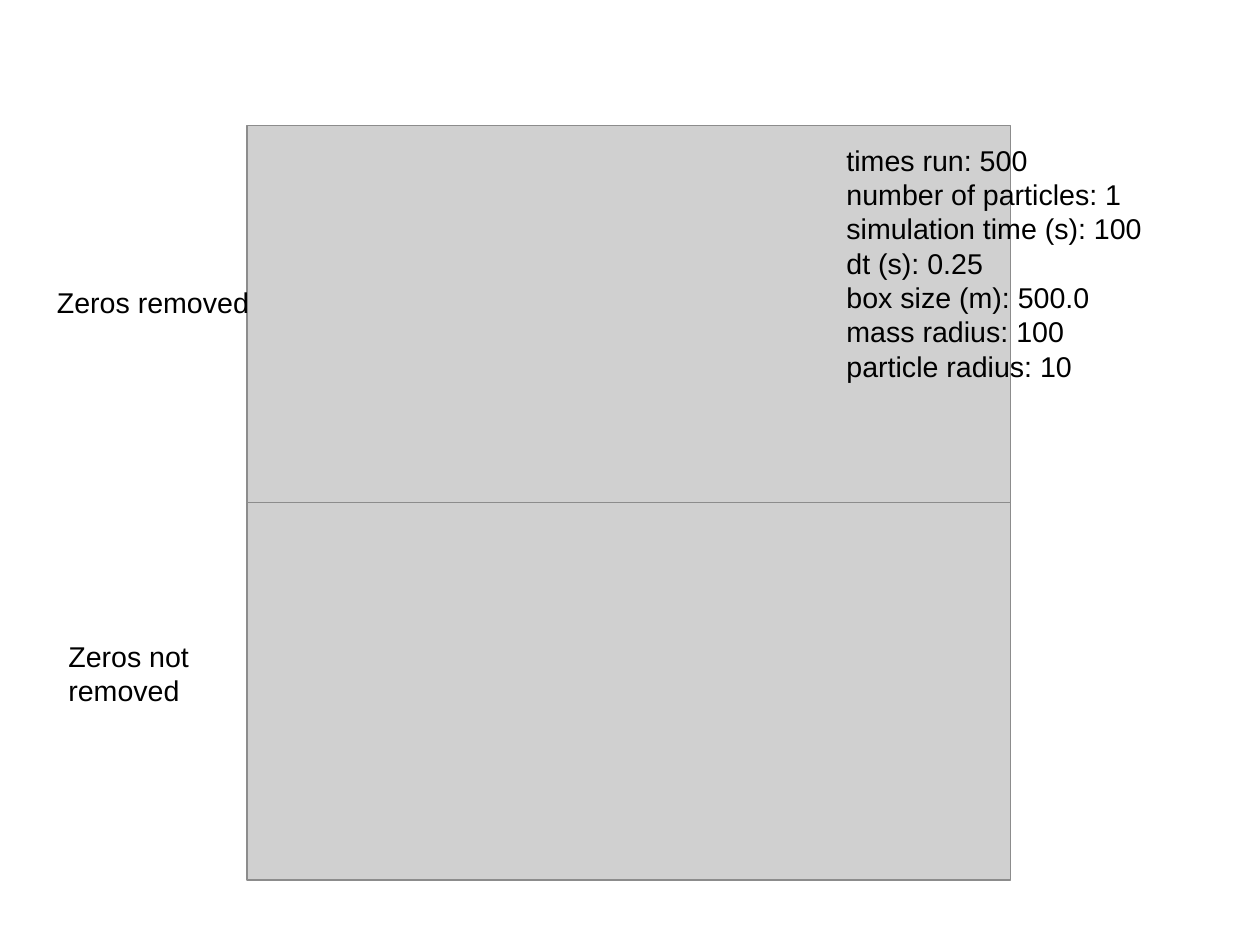
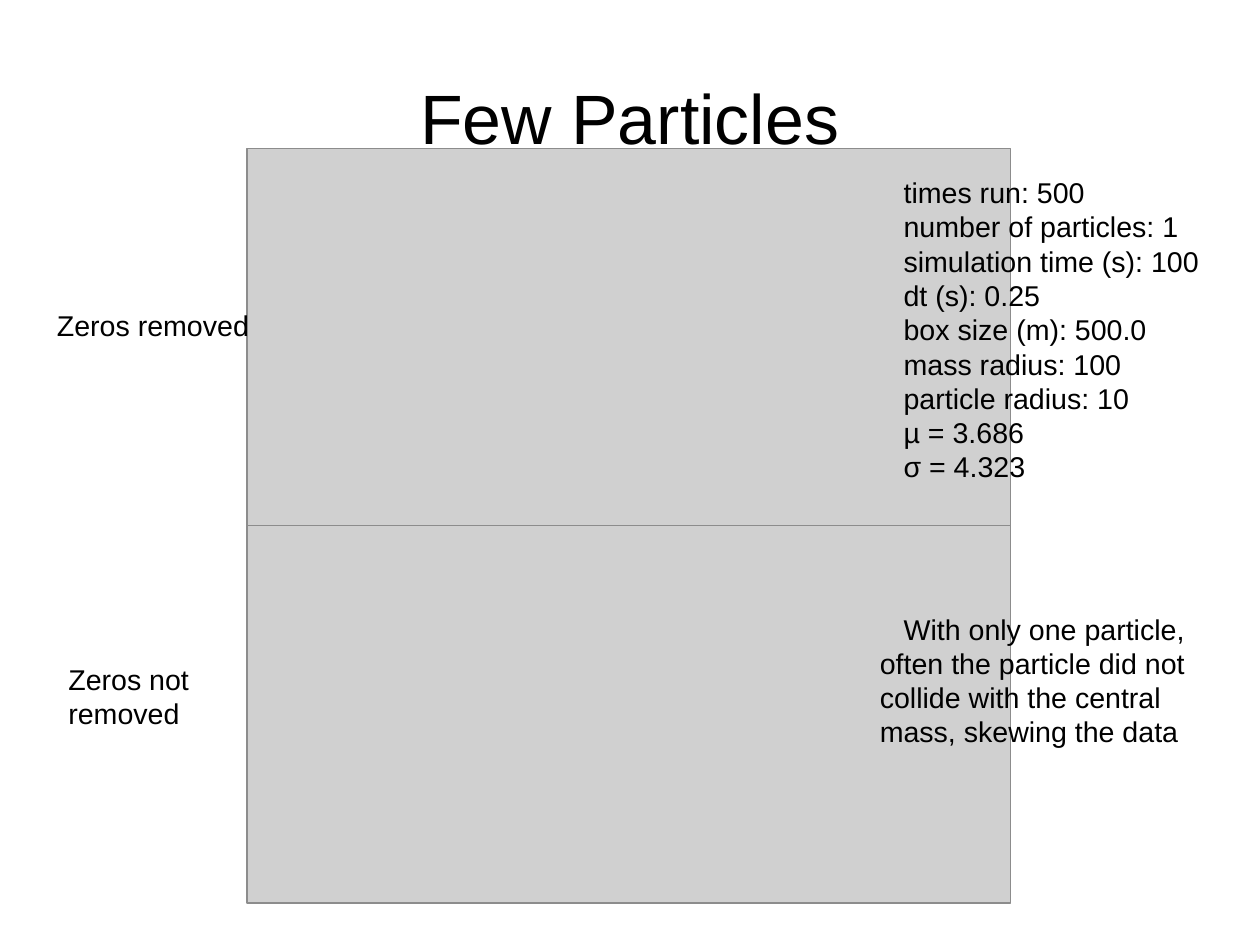
Before and after one commit to djynth/brownian-motion, a slide deck: slide 7 of Slides.odp. Drawn at 1260x945 pixels with LibreOffice and Linux fonts; fonts in the diff are those of the drawing; grey boxes stand for pictures. Boxes give left, top, right and bottom in pixels: in the first picture for what was removed or moved away, otherwise in the second. Text is boxed around its words. In the diff, an @@ line names an element or a change of style, - is before the commit and + after.

Commit message:
Cleaned up formatting, added more data, finished slides

```diff
--- a/Slides.odp
+++ b/Slides.odp
@@ title added at (x1=420, y1=93, x2=839, y2=157), 44 pt, text #000000 @@
+Few Particles
@@ text "times run: 500" moved from (x1=846, y1=149, x2=1142, y2=382) to (x1=904, y1=181, x2=1199, y2=483) @@
@@ text at (x1=904, y1=421, x2=1025, y2=483): paragraphs added @@
+µ = 3.686
+σ = 4.323
@@ text added at (x1=880, y1=617, x2=1185, y2=748), 18 pt, text #000000 @@
+With only one particle, often the particle did not collide with the central mass, skewing the data
@@ 2 pictures, 2 texts moved together from (x1=57, y1=126, x2=1011, y2=880) to (x1=57, y1=149, x2=1011, y2=903) @@
```
Also in this commit, not shown: 1 other slide changed, 2 slides added, 2 slides removed.
